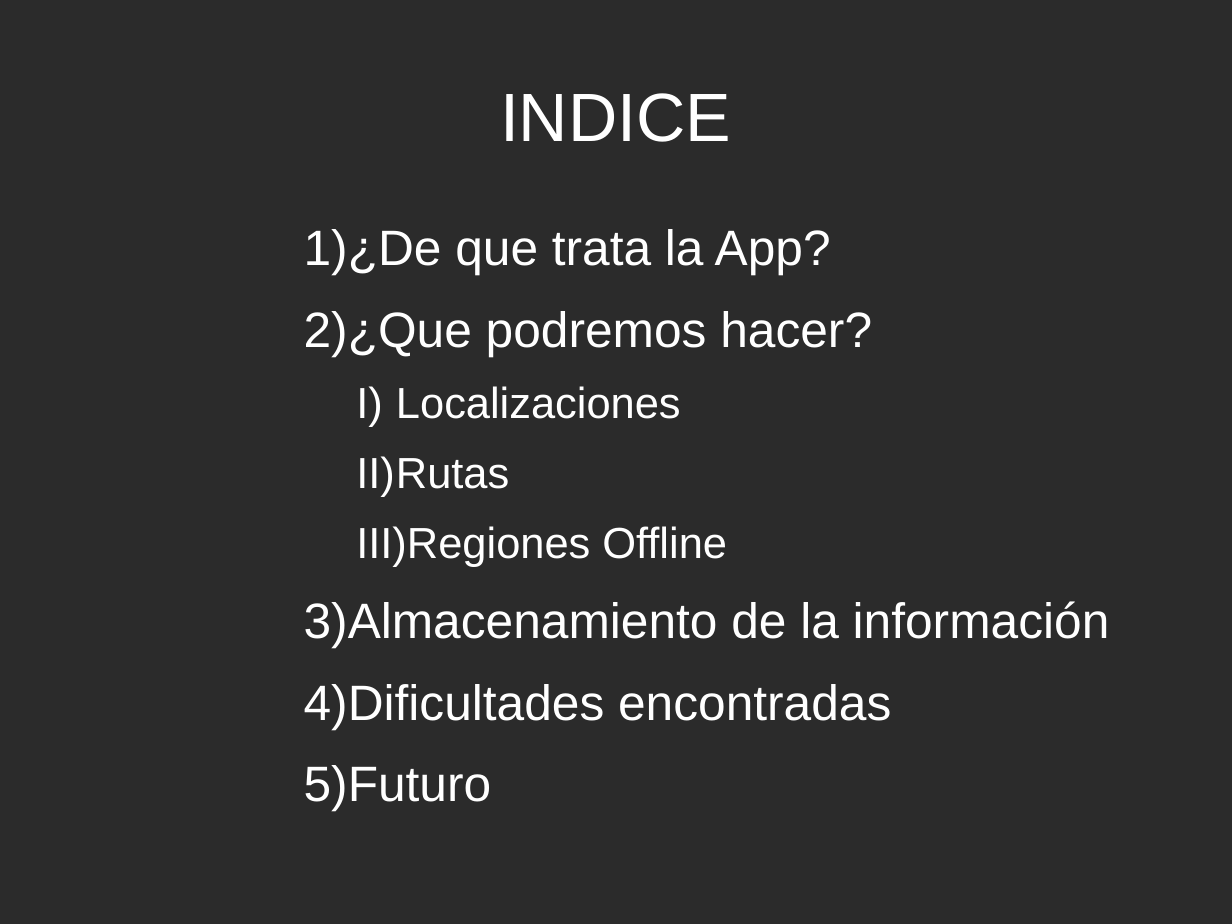
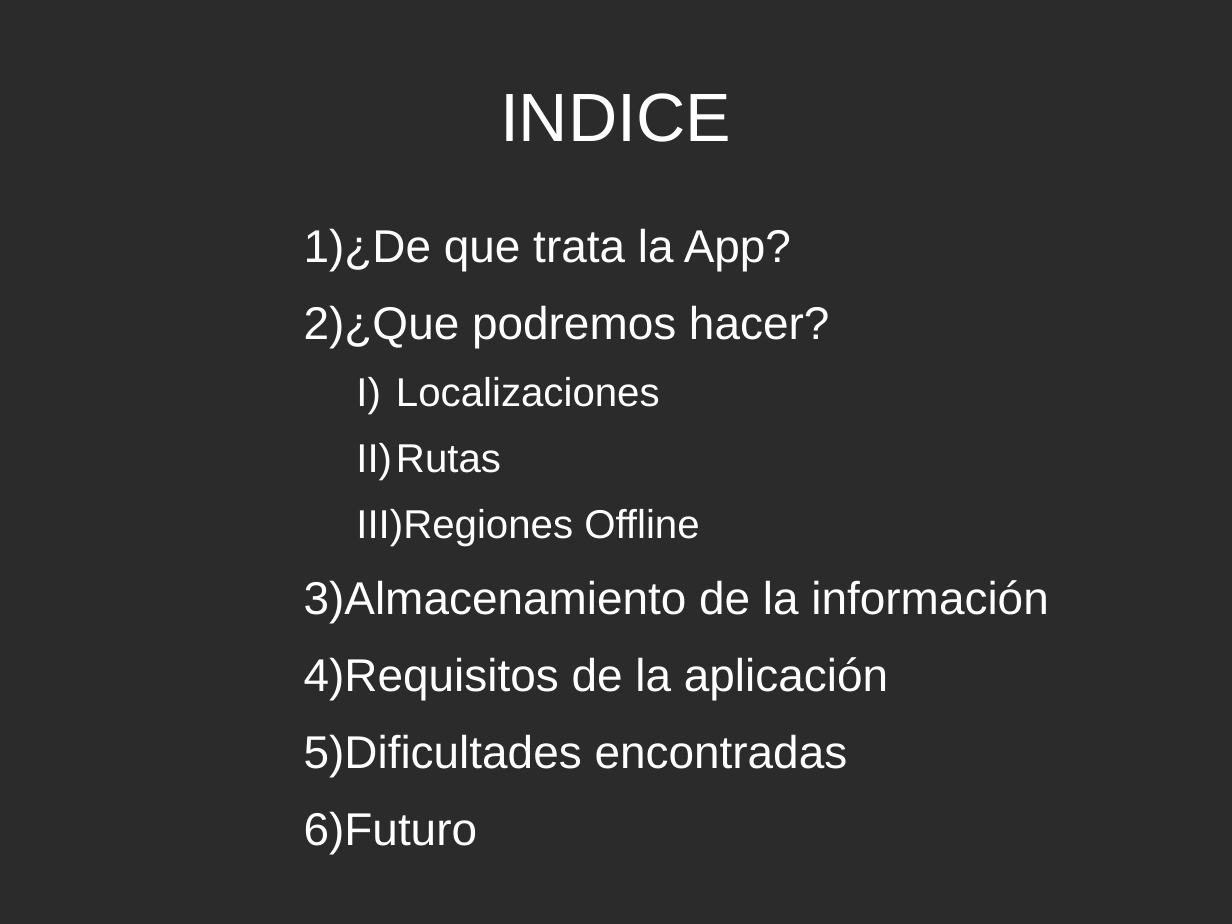
Before and after one commit to thewalkerofdreams/Proyecto-Final-Grado, a slide deck: slide 2 of AdventureMaps_Presentación.odp. Drawn at 1232x924 pixels with LibreOffice and Linux fonts; fonts in the diff are those of the drawing; background and template pictures are left out; a plain dark background stands for a picture behind light text. Boxes give left, top, right and bottom in pixels: in the first picture for what was removed or moved away, otherwise in the second. Text is boxed around its words. In the diff, an @@ line names an element or a change of style, - is before the commit and + after.

```diff
--- a/AdventureMaps_Presentación.odp
+++ b/AdventureMaps_Presentación.odp
@@ text at [304,228,1048,777]: size 32 to 29.6 pt in "¿De que trata la App?", "¿Que podremos hacer?", "Almacenamiento de la información", "Dificultades encontradas" and 1 more places; size 28 to 25.9 pt in "Localizaciones", "Rutas", "Regiones Offline" @@
@@ text at [304,657,888,700]: paragraph added @@
+4) Requisitos de la aplicación
```
Also in this commit, not shown: 1 slide added, 1 other file.
